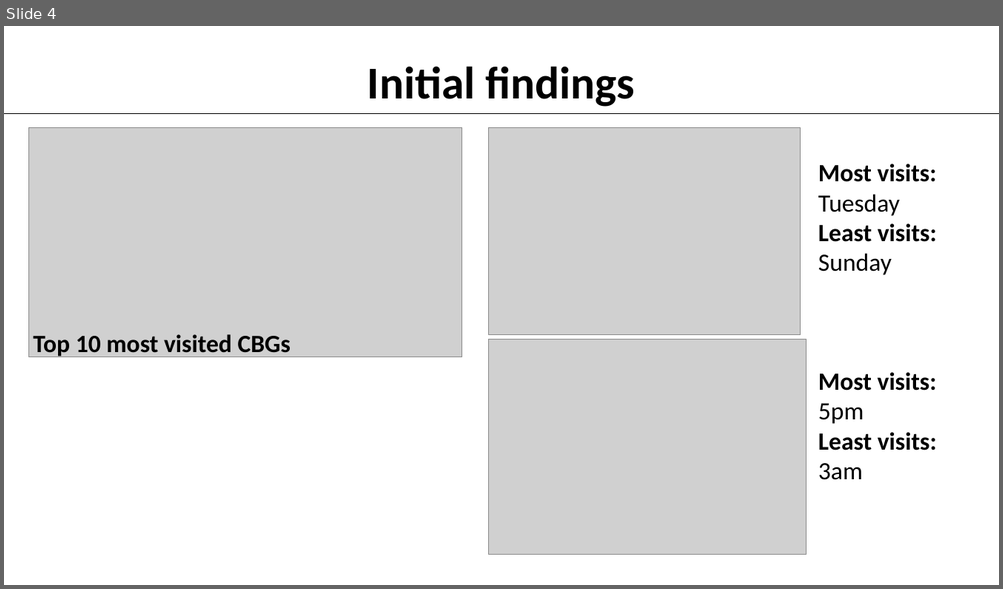
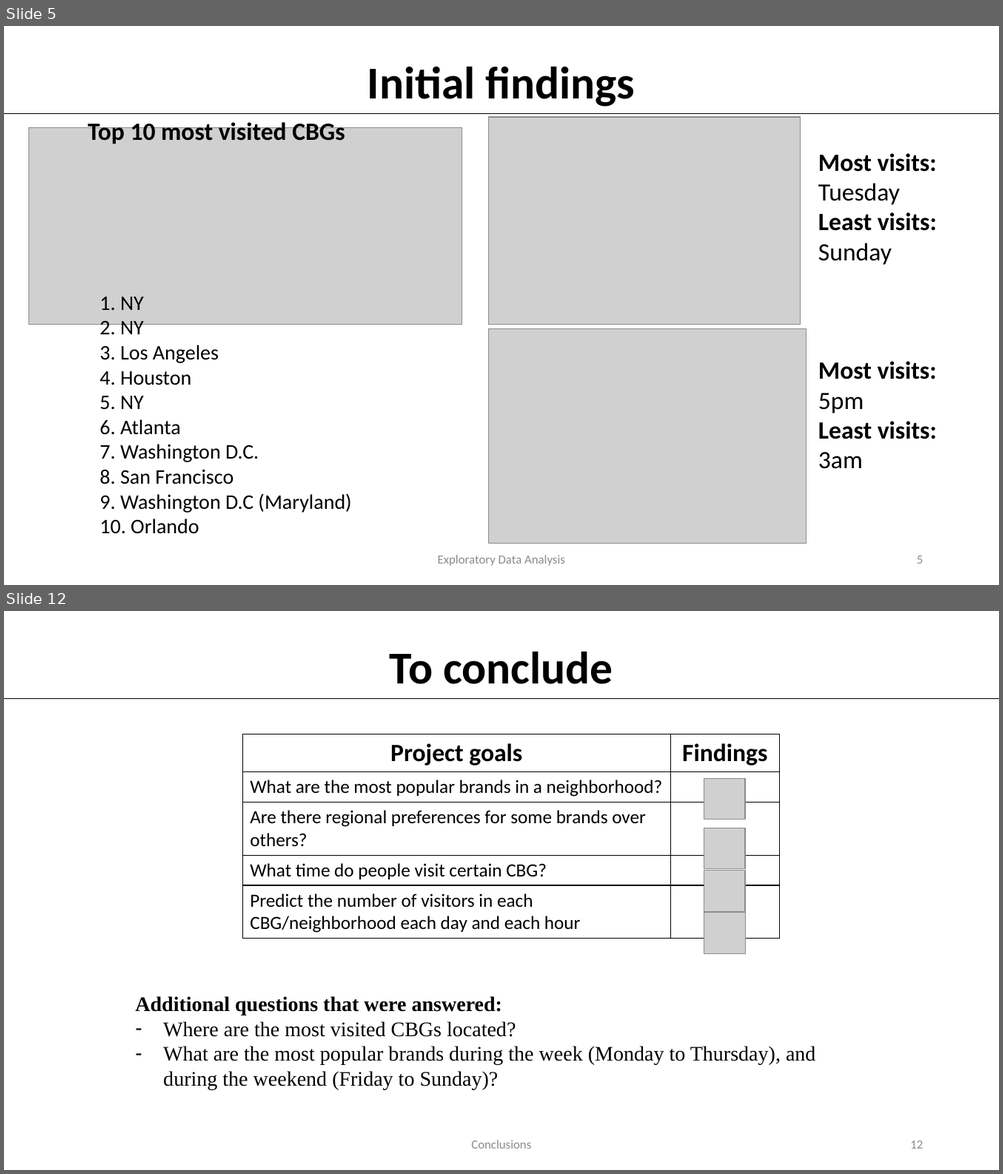
Before and after one commit to Crosita/Capstone-Project-1, a slide deck: Capstone Project 1- presentation.pptx. Shown one above the other, each under a label of ours: slide 4 before the commit, slides 5 and 12 after it; the slides between them are not shown. The pictures are 1003x589 and 1003x1174 pixels, drawn with LibreOffice and Linux fonts; fonts in the diff are those of the drawing; grey boxes stand for pictures; background and template pictures are left out. Boxes give left, top, right and bottom in pixels: in the first picture for what was removed or moved away, otherwise in the second. Text is boxed around its words. In the diff, an @@ line names an element or a change of style, - is before the commit and + after.

```diff
--- a/Capstone Project 1- presentation.pptx
+++ b/Capstone Project 1- presentation.pptx
@@ slide 12 added at bbox=[4, 611, 999, 1170], background picture (left out) @@
@@ text added at bbox=[390, 651, 612, 684], 44 pt, text #000000, bold @@
+To conclude
@@ line added from (4, 699) to (999, 699), #000000 0.5 pt @@
@@ table added at bbox=[243, 734, 780, 959], 5 rows, 2 columns @@
+Project goals | Findings
+What are the most popular brands in a neighborhood? | 
+Are there regional preferences for some brands over others? | 
+What time do people visit certain CBG? | 
+Predict the number of visitors in each CBG/neighborhood each day and each hour | 
@@ picture added at bbox=[704, 778, 745, 819] @@
@@ picture added at bbox=[704, 828, 745, 869] @@
@@ picture added at bbox=[704, 871, 745, 911] @@
@@ picture added at bbox=[704, 912, 745, 954] @@
@@ text added at bbox=[135, 997, 815, 1090], 20 pt, text #000000 @@
+Additional questions that were answered:
+– Where are the most visited CBGs located?
+– What are the most popular brands during the week (Monday to Thursday), and during the weekend (Friday to Sunday)?
@@ text added at bbox=[471, 1140, 531, 1149], 12 pt, text #8C8C8C @@
+Conclusions
@@ page number added at bbox=[910, 1141, 922, 1149], 12 pt, text #8C8C8C @@
+12
@@ what was slide 4 is now slide 5 @@
@@ slide 5 changed as well @@
@@ text "Top 10 most visited CBGs": place and size @@
-text "Top 10 most visited CBGs" at bbox=[33, 335, 290, 358]
+text "Top 10 most visited CBGs" at bbox=[88, 120, 344, 144]
@@ picture: place and size @@
-picture at bbox=[29, 128, 462, 358]
+picture at bbox=[29, 128, 462, 324]
@@ 2 pictures, 2 texts: place and size @@
-2 pictures, 2 texts at bbox=[489, 128, 936, 554]
+2 pictures, 2 texts at bbox=[489, 117, 936, 544]
@@ text added at bbox=[99, 297, 351, 534], 20 pt, text #000000 @@
+1. NY
+2. NY
+3. Los Angeles
+4. Houston
+5. NY
+6. Atlanta
+7. Washington D.C.
+8. San Francisco
+9. Washington D.C (Maryland)
+10. Orlando
@@ text added at bbox=[438, 555, 565, 566], 12 pt, text #8C8C8C @@
+Exploratory Data Analysis
@@ page number added at bbox=[916, 556, 922, 564], 12 pt, text #8C8C8C @@
+5
```
Also in this commit, not shown: 5 other slides changed, 5 other slides added.
